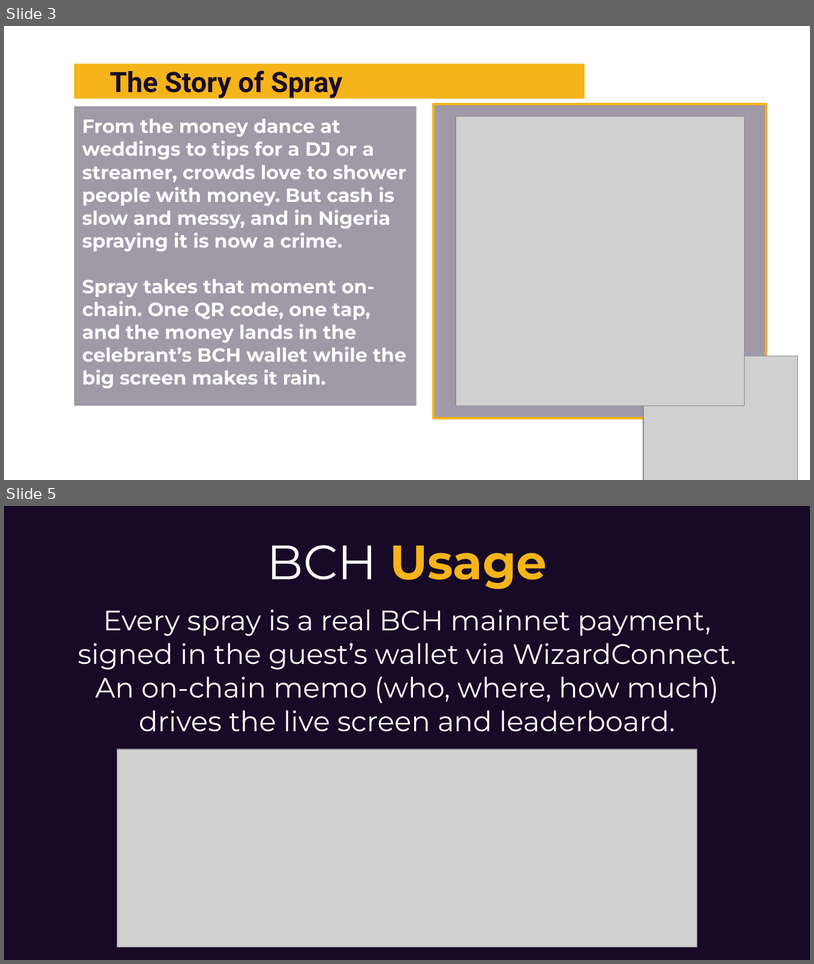
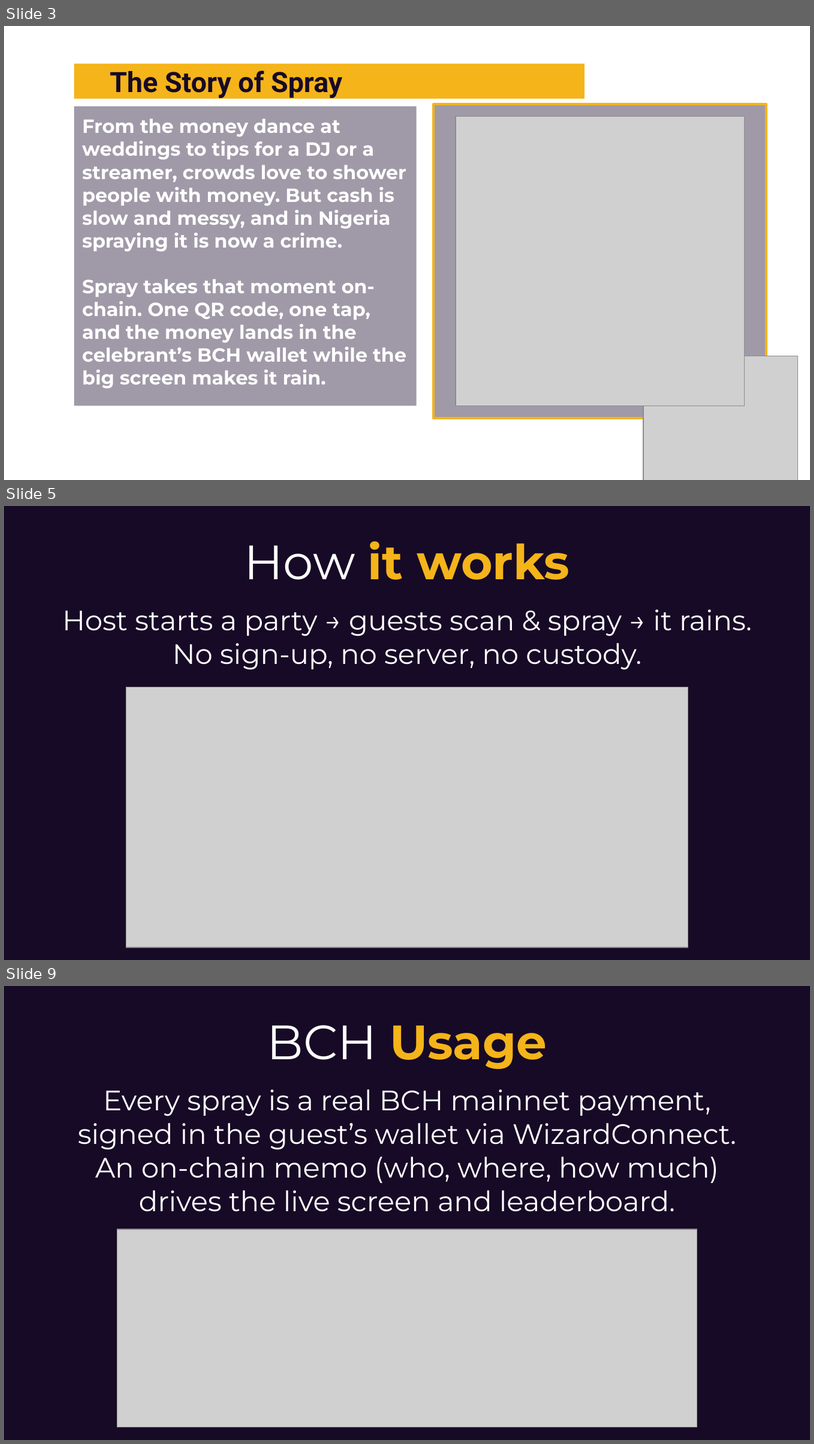
Before and after one commit to blockchaincali/spray, a slide deck: docs/Spray-BLAZE-2026.pptx. Shown one above the other, each under a label of ours: slides 3 and 5 before the commit, slides 3, 5 and 9 after it; the slides between them are not shown. The pictures are 814x964 and 814x1444 pixels, drawn with LibreOffice and Linux fonts; fonts in the diff are those of the drawing; grey boxes stand for pictures; background and template pictures are left out. Boxes give left, top, right and bottom in pixels: in the first picture for what was removed or moved away, otherwise in the second. Text is boxed around its words. In the diff, an @@ line names an element or a change of style, - is before the commit and + after.

```diff
--- a/docs/Spray-BLAZE-2026.pptx
+++ b/docs/Spray-BLAZE-2026.pptx
@@ slide 5 added at (4,506,810,960), background picture (left out) @@
@@ text added at (62,541,752,670), 25 pt, text #FFFFFF @@
+How it works
+Host starts a party → guests scan & spray → it rains.
+No sign-up, no server, no custody.
@@ picture added at (126,687,688,947) @@
@@ what was slide 5 is now slide 9 @@
```
Also in this commit, not shown: 6 other slides added, 1 other file.
